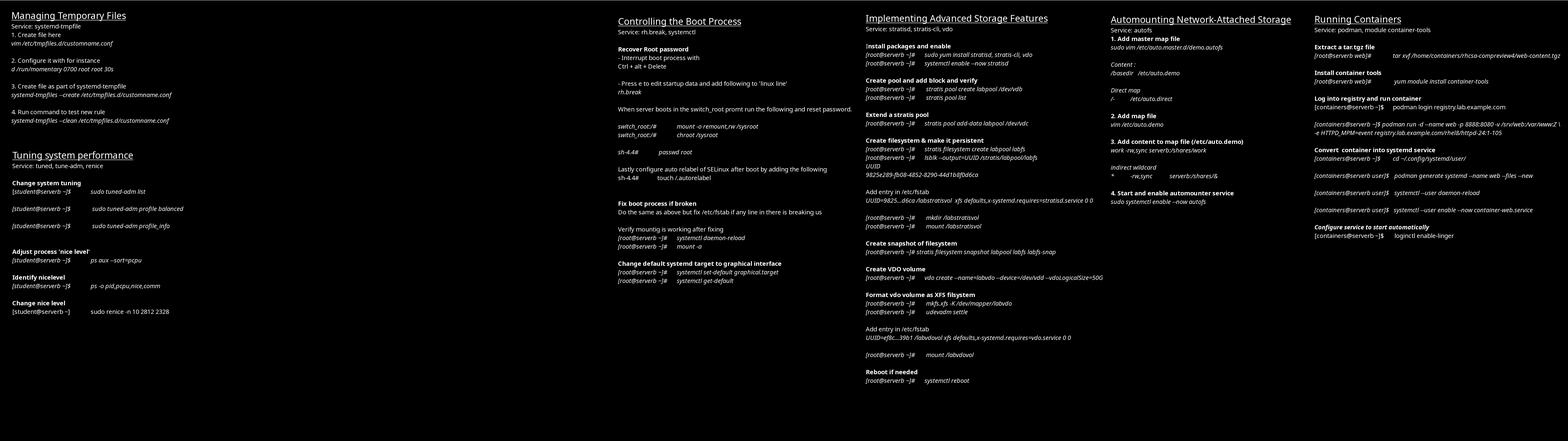
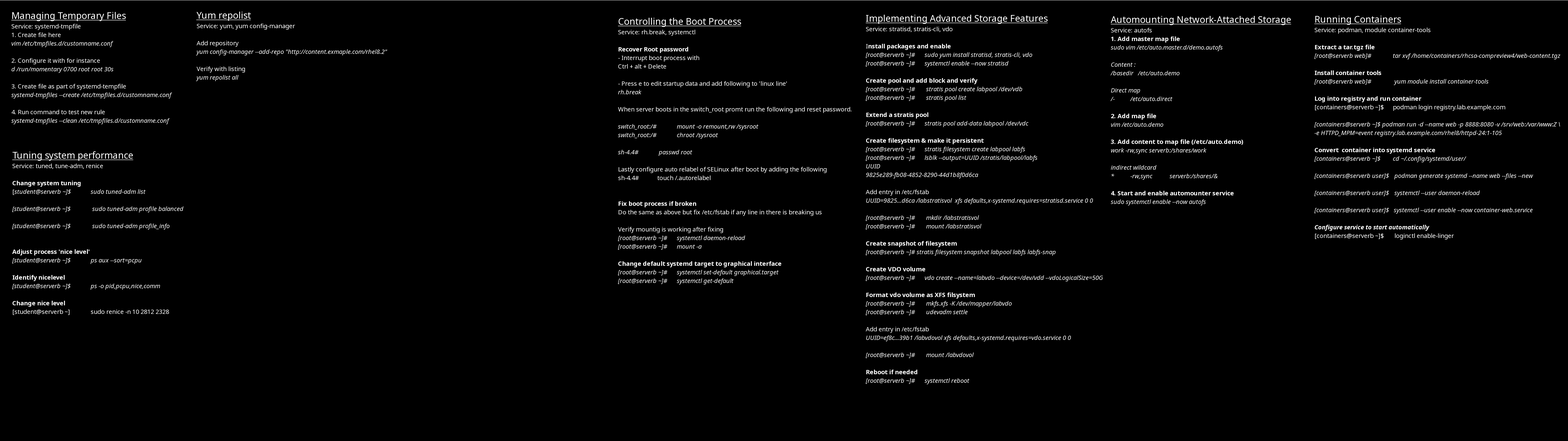
Layer changes from the first w=1568, h=441 image to the second:
added layer "Repolist" above "Managing Temporary Files ..." over [196, 11, 388, 82]
